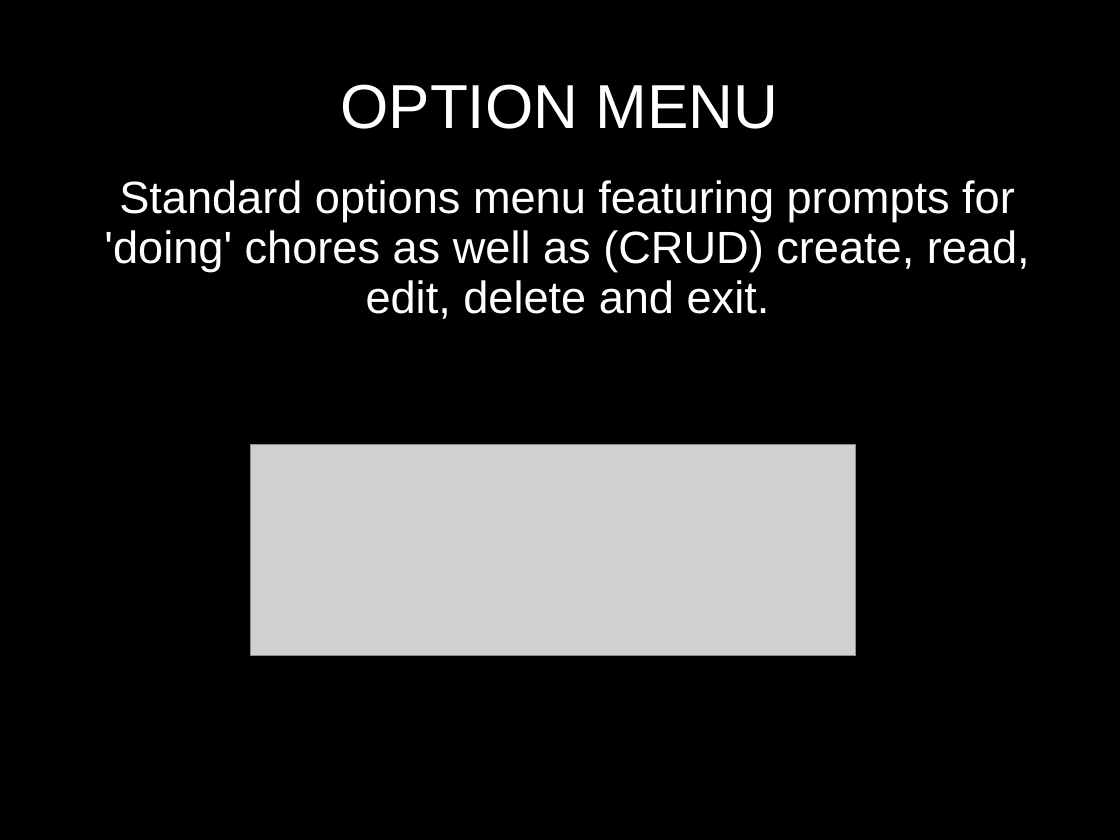
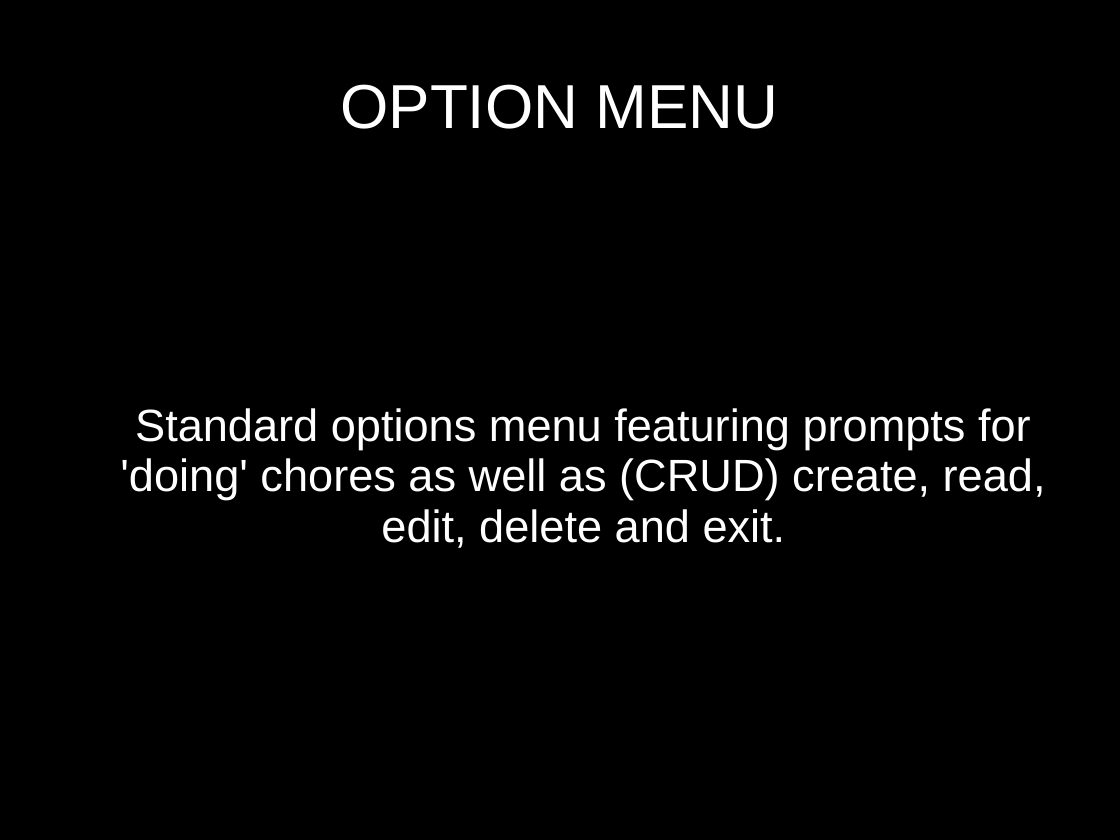
Before and after one commit to kingjbradz/JordanBradley_T1A3, a slide deck: slide 6 of ppt/presentation.ppt. Drawn at 1120x840 pixels with LibreOffice and Linux fonts; fonts in the diff are those of the drawing; grey boxes stand for pictures. Boxes give left, top, right and bottom in pixels: in the first picture for what was removed or moved away, otherwise in the second. Text is boxed around its words. In the diff, an @@ line names an element or a change of style, - is before the commit and + after.

Commit message:
added tables for read, trying to fgiure logic for edit and delete sections

```diff
--- a/ppt/presentation.ppt
+++ b/ppt/presentation.ppt
@@ text "Standard options menu featuring prompts ...": place and size @@
-text "Standard options menu featuring prompts ..." at [104, 180, 1030, 319]
+text "Standard options menu featuring prompts ..." at [120, 408, 1046, 548]
@@ picture removed at [251, 444, 857, 656] @@
```
Also in this commit, not shown: 1 other slide changed, 2 slides added, 1 slide removed, 8 other files.
